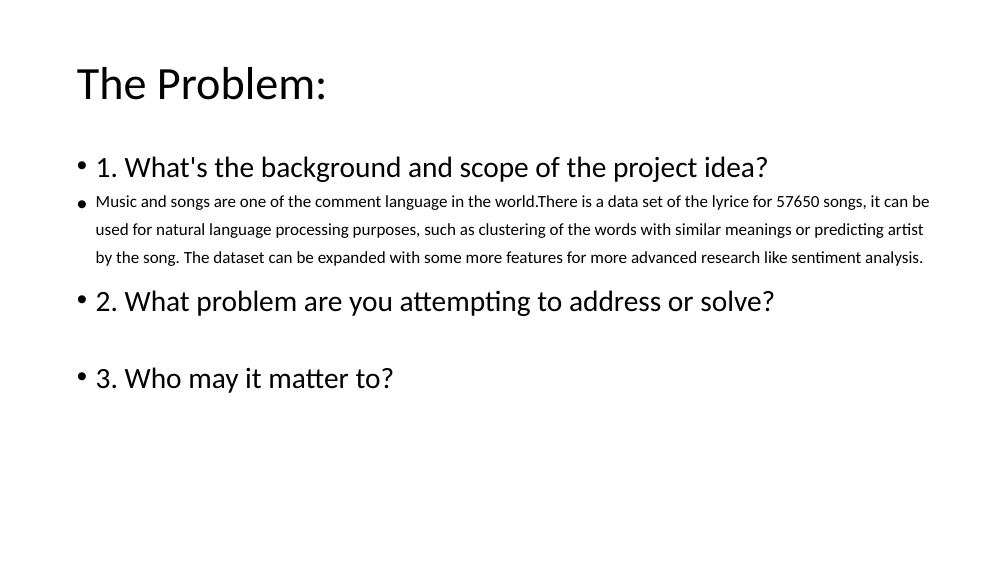
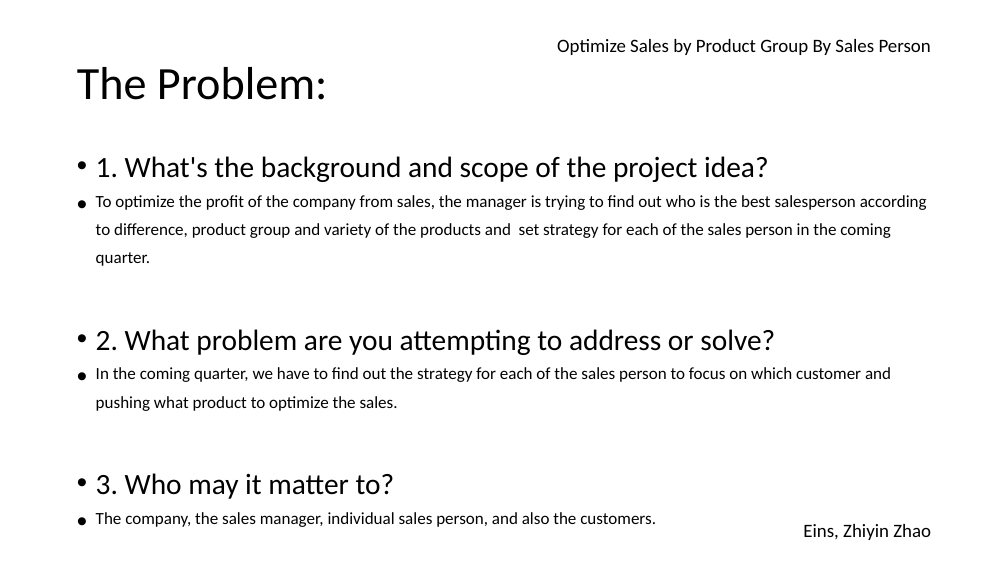
Before and after one commit to EinsZhao/DS-SF-36, a slide deck: slide 1 of final-project/1/Final-project-EinsZhao.pptx (slide 2 before the commit). Drawn at 1008x567 pixels with LibreOffice and Linux fonts; fonts in the diff are those of the drawing. Boxes give left, top, right and bottom in pixels: in the first picture for what was removed or moved away, otherwise in the second. Text is boxed around its words. In the diff, an @@ line names an element or a change of style, - is before the commit and + after.

```diff
--- a/final-project/1/Final-project-EinsZhao.pptx
+++ b/final-project/1/Final-project-EinsZhao.pptx
@@ text added at [557, 39, 931, 55], 18 pt, text #000000 @@
+Optimize Sales by Product Group By Sales Person
@@ text at [96, 195, 927, 266]: text changed @@
-• Music and songs are one of the comment language in the world.There is a data set of the lyrice for 57650 songs, it can be used for natural language processing purposes, such as clustering of the words with similar meanings or predicting artist by the song. The dataset can be expanded with some more features for more advanced research like sentiment analysis.
+• To optimize the profit of the company from sales, the manager is trying to find out who is the best salesperson according to difference, product group and variety of the products and set strategy for each of the sales person in the coming quarter.
@@ text at [96, 367, 891, 411]: paragraph added @@
+• In the coming quarter, we have to find out the strategy for each of the sales person to focus on which customer and pushing what product to optimize the sales.
@@ text at [96, 512, 656, 527]: paragraph added @@
+• The company, the sales manager, individual sales person, and also the customers.
@@ text added at [803, 524, 931, 540], 18 pt, text #000000 @@
+Eins, Zhiyin Zhao
```
Also in this commit, not shown: 2 other slides changed, 3 slides added, 1 slide removed, 24 other files.
